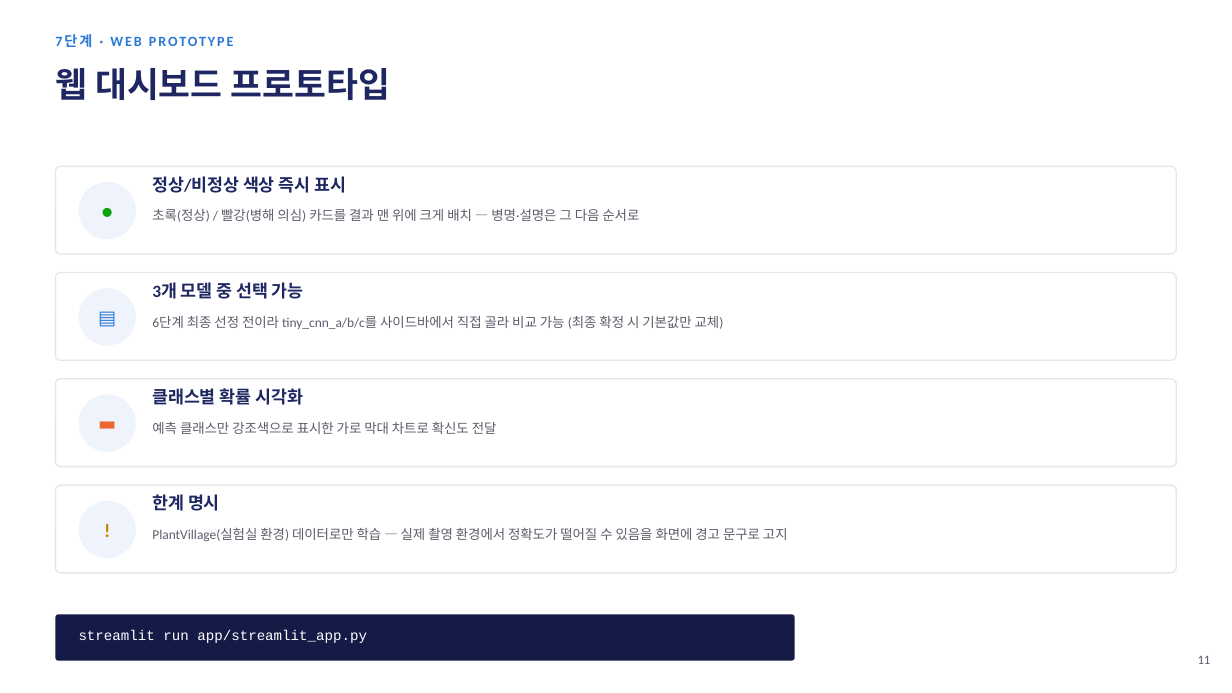
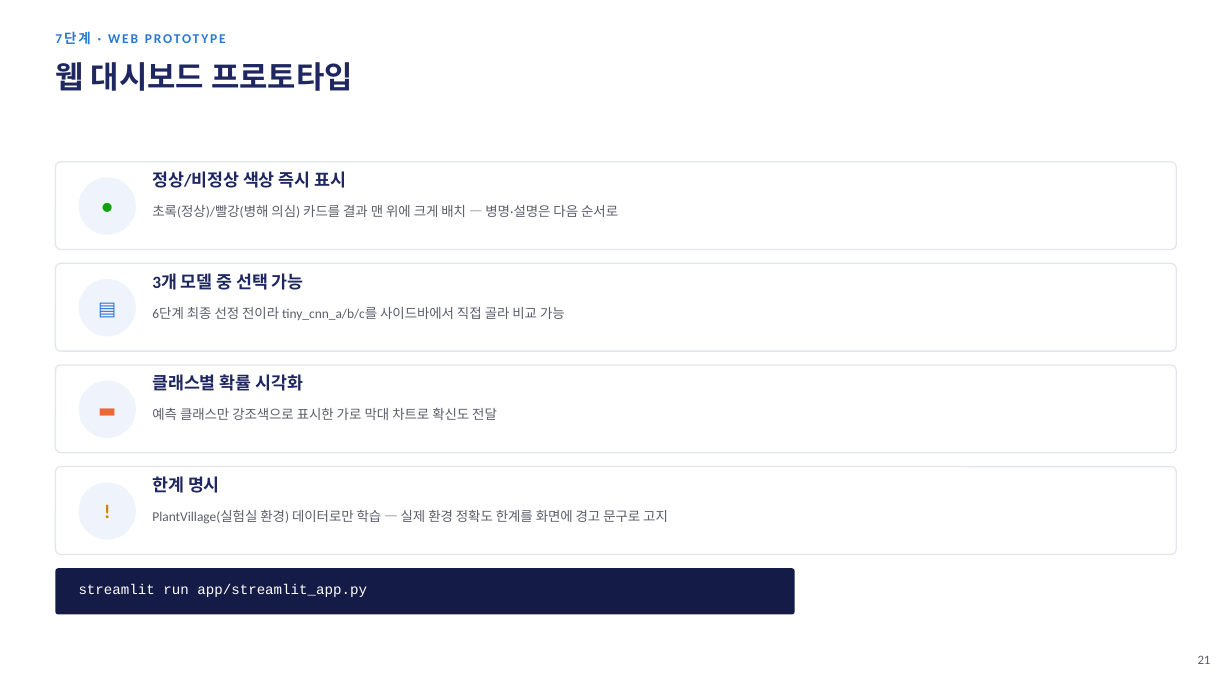
Before and after one commit to sara0813/tomato-disease-v2, a slide deck: slide 22 of docs/CNN_토마토_병해분류_V2_진행보고.pptx (slide 11 before the commit). Drawn at 1232x693 pixels with LibreOffice and Linux fonts; fonts in the diff are those of the drawing. Boxes give left, top, right and bottom in pixels: in the first picture for what was removed or moved away, otherwise in the second. Text is boxed around its words. In the diff, an @@ line names an element or a change of style, - is before the commit and + after.

```diff
--- a/docs/CNN_토마토_병해분류_V2_진행보고.pptx
+++ b/docs/CNN_토마토_병해분류_V2_진행보고.pptx
@@ text "웹 대시보드 프로토타입" at (x1=55, y1=62, x2=353, y2=91): size 27 to 24 pt @@
@@ text "7단계 · WEB PROTOTYPE" at (x1=108, y1=34, x2=226, y2=43): size 11 to 10.5 pt @@
@@ 2 texts, 1 rounded rectangle, 1 ellipse moved together from (x1=55, y1=166, x2=1177, y2=254) to (x1=55, y1=162, x2=1177, y2=250) @@
@@ text at (x1=152, y1=205, x2=618, y2=218): text changed @@
-초록(정상) / 빨강(병해 의심) 카드를 결과 맨 위에 크게 배치 — 병명·설명은 그 다음 순서로
+초록(정상)/빨강(병해 의심) 카드를 결과 맨 위에 크게 배치 — 병명·설명은 다음 순서로
@@ 2 texts, 1 rounded rectangle, 1 ellipse moved together from (x1=55, y1=273, x2=1177, y2=360) to (x1=55, y1=263, x2=1177, y2=351) @@
@@ text at (x1=152, y1=307, x2=565, y2=320): text changed @@
-6단계 최종 선정 전이라 tiny_cnn_a/b/c를 사이드바에서 직접 골라 비교 가능 (최종 확정 시 기본값만 교체)
+6단계 최종 선정 전이라 tiny_cnn_a/b/c를 사이드바에서 직접 골라 비교 가능
@@ 3 texts, 1 rounded rectangle, 1 ellipse moved together from (x1=55, y1=379, x2=1177, y2=467) to (x1=55, y1=365, x2=1177, y2=453) @@
@@ 2 texts, 1 rounded rectangle, 1 ellipse moved together from (x1=55, y1=485, x2=1177, y2=573) to (x1=55, y1=467, x2=1177, y2=555) @@
@@ text at (x1=152, y1=510, x2=668, y2=524): text changed @@
-PlantVillage(실험실 환경) 데이터로만 학습 — 실제 촬영 환경에서 정확도가 떨어질 수 있음을 화면에 경고 문구로 고지
+PlantVillage(실험실 환경) 데이터로만 학습 — 실제 환경 정확도 한계를 화면에 경고 문구로 고지
@@ rounded rectangle moved from (x1=55, y1=615, x2=795, y2=661) to (x1=55, y1=568, x2=795, y2=615) @@
@@ text "streamlit run app/streamlit_app.py" moved from (x1=79, y1=630, x2=367, y2=643) to (x1=79, y1=584, x2=367, y2=597) @@
@@ text at (x1=1198, y1=655, x2=1211, y2=664): text changed @@
-11
+21
```
Also in this commit, not shown: 4 other slides changed, 18 slides added, 7 slides removed.
